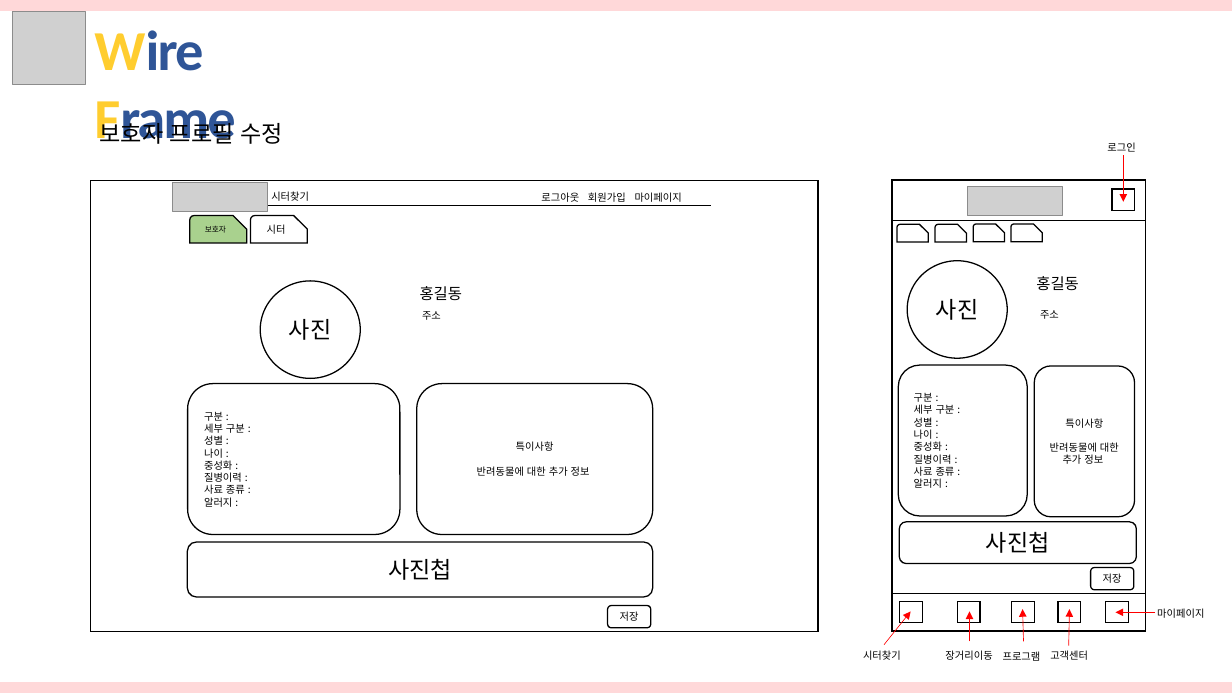
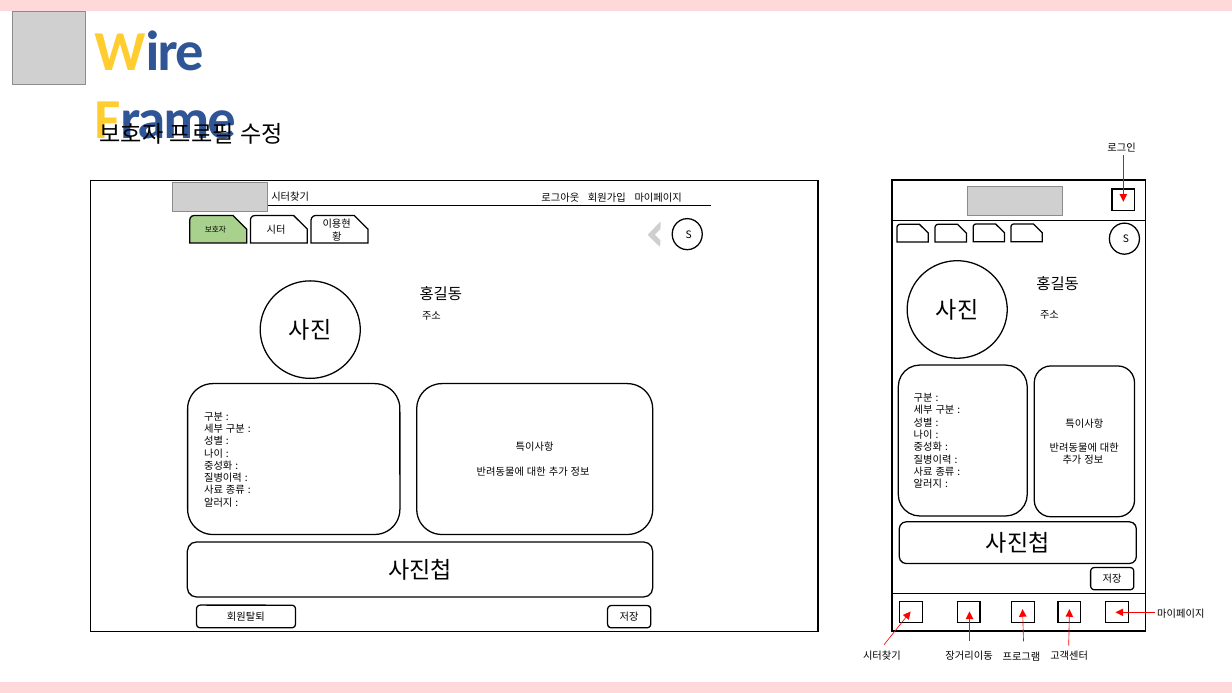
Before and after one commit to hhsw07/ezen-academy-projects, a slide deck: slide 17 of 반려동물관리서비스.pptx. Drawn at 1232x693 pixels with LibreOffice and Linux fonts; fonts in the diff are those of the drawing; grey boxes stand for pictures. Boxes give left, top, right and bottom in pixels: in the first picture for what was removed or moved away, otherwise in the second. Text is boxed around its words. In the diff, an @@ line names an element or a change of style, - is before the commit and + after.

```diff
--- a/반려동물관리서비스.pptx
+++ b/반려동물관리서비스.pptx
@@ snip round rect added at (311, 215, 369, 243), fill #FFFFFF, outline #000000 1 pt, 8 pt, text #000000 @@
+이용현황
@@ half frame added at (647, 220, 676, 249), fill #D0CECE, outline #FFFFFF 1 pt @@
@@ ellipse added at (673, 219, 703, 250), fill #FFFFFF, outline #000000 1 pt, 8 pt, text #000000 @@
+S
@@ ellipse added at (1110, 223, 1141, 254), fill #FFFFFF, outline #000000 1 pt, 8 pt, text #000000 @@
+S
@@ rounded rectangle added at (197, 605, 296, 628), fill #FFFFFF, outline #000000 1 pt, 8 pt, text #000000 @@
+회원탈퇴
```
Also in this commit, not shown: 7 other slides changed.
